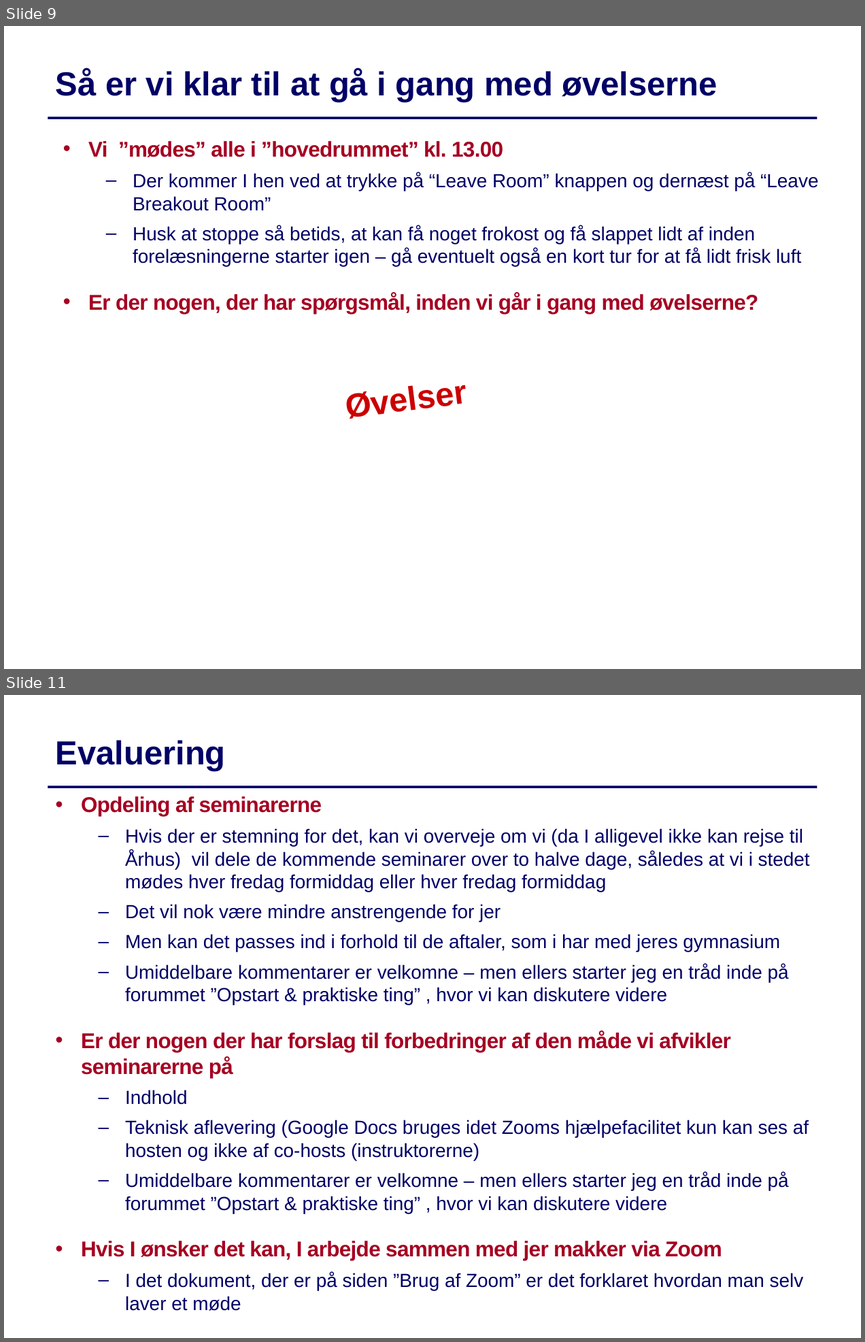
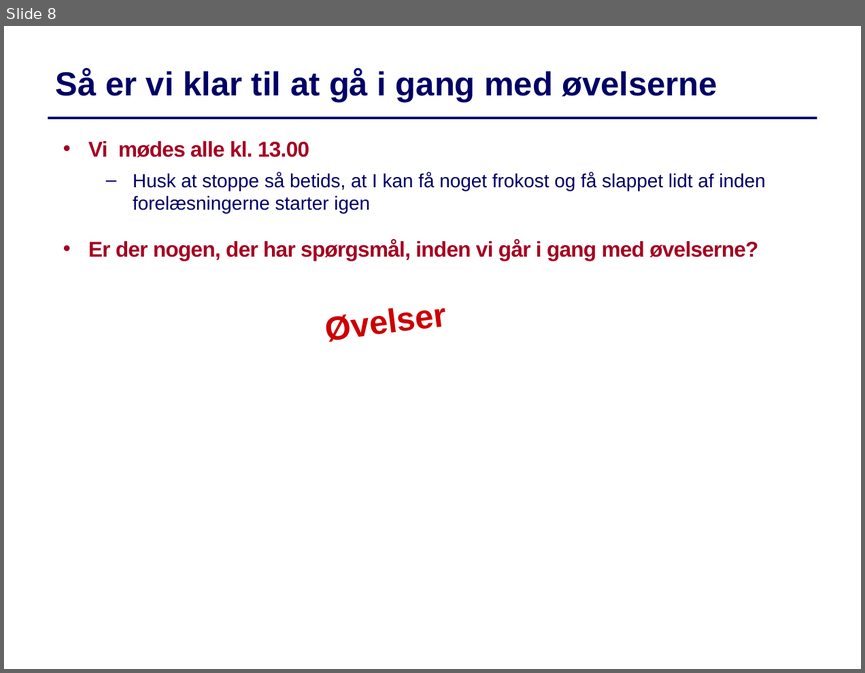
Before and after one commit to IntProgAU/Materiale, a slide deck: web/g22/status/Status1.pptx. Shown one above the other, each under a label of ours: slides 9 and 11 before the commit, slide 8 after it; the slides between them are not shown. The pictures are 865x1342 and 865x673 pixels, drawn with LibreOffice and Linux fonts; fonts in the diff are those of the drawing. Boxes give left, top, right and bottom in pixels: in the first picture for what was removed or moved away, otherwise in the second. Text is boxed around its words. In the diff, an @@ line names an element or a change of style, - is before the commit and + after.

```diff
--- a/web/g22/status/Status1.pptx
+++ b/web/g22/status/Status1.pptx
@@ slide 11 removed at (x1=4, y1=695, x2=861, y2=1338), background #FFFFFF; not listed: 1 template element that a slide beside it also shows @@
@@ text removed at (x1=56, y1=740, x2=226, y2=771) @@
-Evaluering
@@ text removed at (x1=81, y1=796, x2=810, y2=1310) @@
-  • Opdeling af seminarerne
-  – Hvis der er stemning for det, kan vi overveje om vi (da I alligevel ikke kan rejse til Århus) vil dele de kommende seminarer over to halve dage, således at vi i stedet mødes hver fredag formiddag eller hver fredag formiddag
-  – Det vil nok være mindre anstrengende for jer
-  – Men kan det passes ind i forhold til de aftaler, som i har med jeres gymnasium
-  – Umiddelbare kommentarer er velkomne – men ellers starter jeg en tråd inde på forummet ”Opstart & praktiske ting” , hvor vi kan diskutere videre
-  • Er der nogen der har forslag til forbedringer af den måde vi afvikler seminarerne på
-  – Indhold
-  – Teknisk aflevering (Google Docs bruges idet Zooms hjælpefacilitet kun kan ses af hosten og ikke af co-hosts (instruktorerne)
-  – Umiddelbare kommentarer er velkomne – men ellers starter jeg en tråd inde på forummet ”Opstart & praktiske ting” , hvor vi kan diskutere videre
-  • Hvis I ønsker det kan, I arbejde sammen med jer makker via Zoom
-  – I det dokument, der er på siden ”Brug af Zoom” er det forklaret hvordan man selv laver et møde
@@ what was slide 9 is now slide 8 @@
@@ slide 8 changed as well @@
@@ text at (x1=88, y1=141, x2=765, y2=214): text changed @@
-  • Vi ”mødes” alle i ”hovedrummet” kl. 13.00
-  – Der kommer I hen ved at trykke på “Leave Room” knappen og dernæst på “Leave Breakout Room”
-  – Husk at stoppe så betids, at kan få noget frokost og få slappet lidt af inden forelæsningerne starter igen – gå eventuelt også en kort tur for at få lidt frisk luft
+  • Vi mødes alle kl. 13.00
+  – Husk at stoppe så betids, at I kan få noget frokost og få slappet lidt af inden forelæsningerne starter igen
@@ text "Øvelser" moved from (x1=347, y1=384, x2=468, y2=419) to (x1=326, y1=308, x2=447, y2=342) @@
```
Also in this commit, not shown: 8 other slides changed, 3 slides added, 1 other slide removed.
